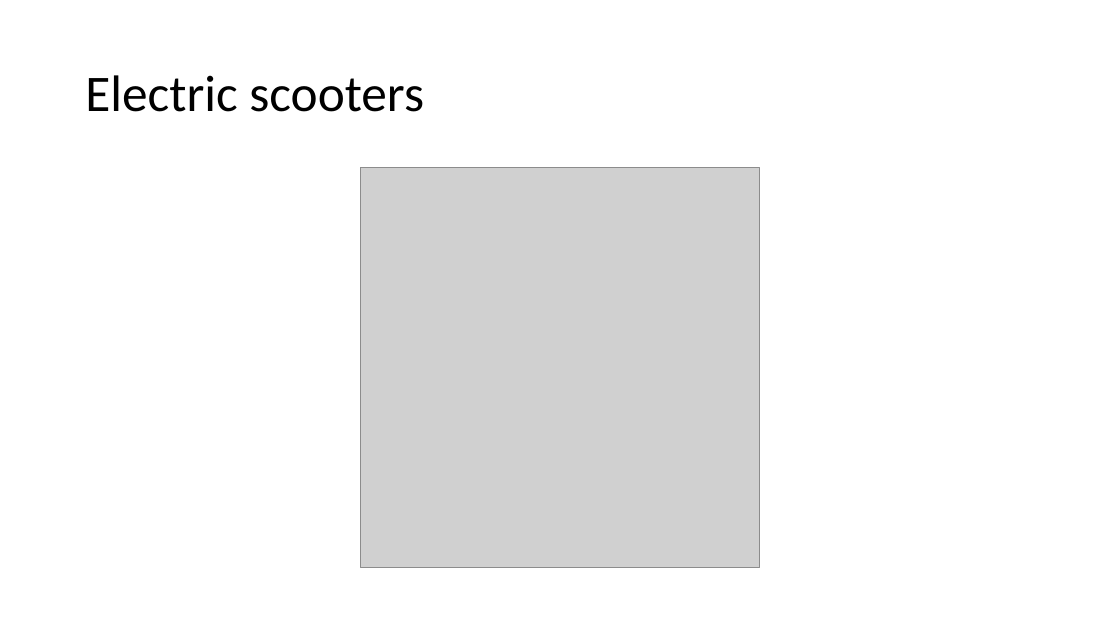
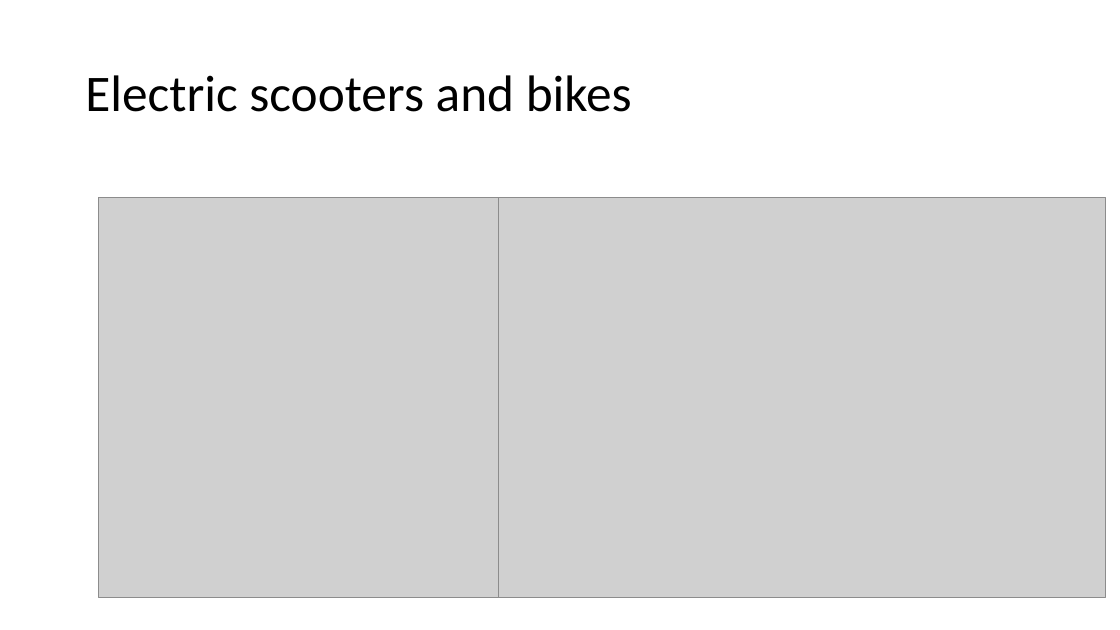
Before and after one commit to MaxGarden/6e3be26eb84bc4f25045a51a02cedb9b88049e0d, a slide deck: slide 5 of Small electric vehicles.pptx. Drawn at 1120x630 pixels with LibreOffice and Linux fonts; fonts in the diff are those of the drawing; grey boxes stand for pictures. Boxes give left, top, right and bottom in pixels: in the first picture for what was removed or moved away, otherwise in the second. Text is boxed around its words. In the diff, an @@ line names an element or a change of style, - is before the commit and + after.

```diff
--- a/Small electric vehicles.pptx
+++ b/Small electric vehicles.pptx
@@ title at <box>85,75,632,112</box>: text changed @@
-Electric scooters
+Electric scooters and bikes
@@ picture: place and size @@
-picture at <box>360,168,760,568</box>
+picture at <box>99,197,499,597</box>
@@ picture added at <box>498,197,1106,597</box> @@
```
Also in this commit, not shown: 9 other slides changed, 2 slides removed, 5 other files.
